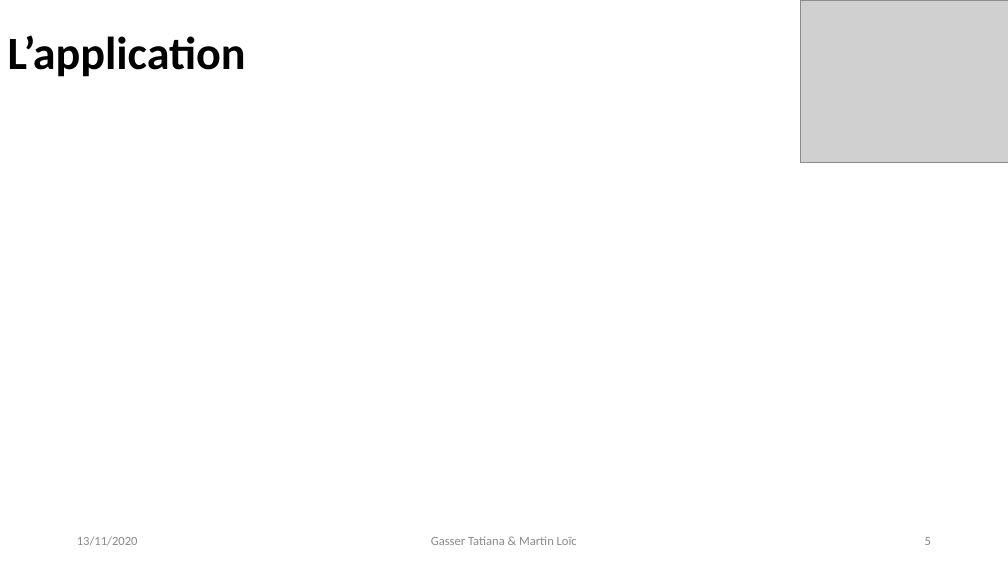
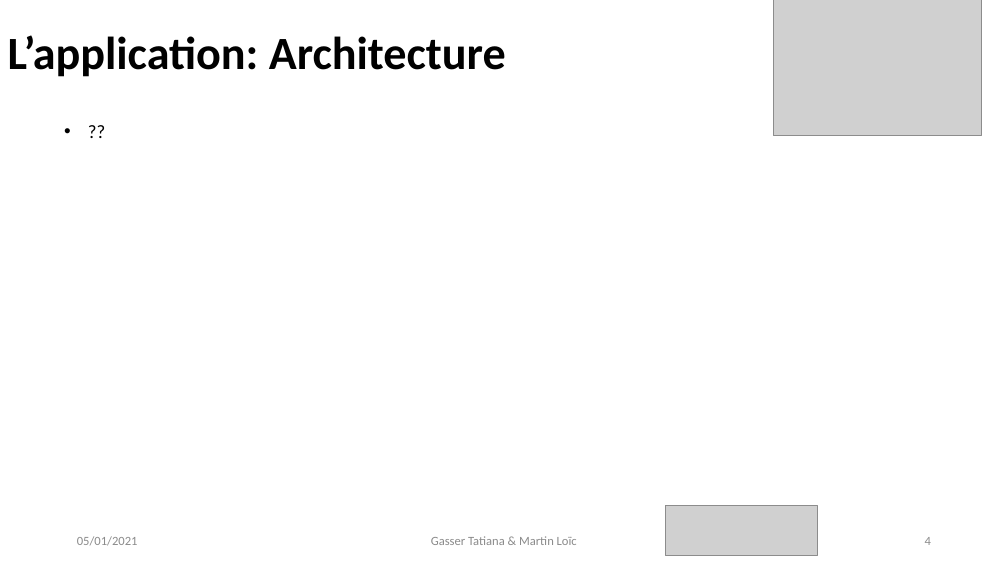
Before and after one commit to gxfab/LO52_A2020, a slide deck: slide 4 of Projet/Docs/Projet_Gasser_Martin.pptx (slide 5 before the commit). Drawn at 1008x567 pixels with LibreOffice and Linux fonts; fonts in the diff are those of the drawing; grey boxes stand for pictures. Boxes give left, top, right and bottom in pixels: in the first picture for what was removed or moved away, otherwise in the second. Text is boxed around its words. In the diff, an @@ line names an element or a change of style, - is before the commit and + after.

```diff
--- a/Projet/Docs/Projet_Gasser_Martin.pptx
+++ b/Projet/Docs/Projet_Gasser_Martin.pptx
@@ picture: place and size @@
-picture at <box>800,0,1008,162</box>
+picture at <box>774,0,982,135</box>
@@ title at <box>8,35,506,77</box>: text changed @@
-L’application
+L’application: Architecture
@@ text added at <box>57,116,885,146</box>, 18 pt, text #000000 @@
+• ??
@@ picture added at <box>665,506,817,556</box> @@
@@ text at <box>77,536,138,546</box>: text changed @@
-13/11/2020
+05/01/2021
@@ page number at <box>925,537,931,545</box>: text changed @@
-5
+4
```
Also in this commit, not shown: 5 other slides changed, 2 slides added, 1 slide removed, 13 other files.
